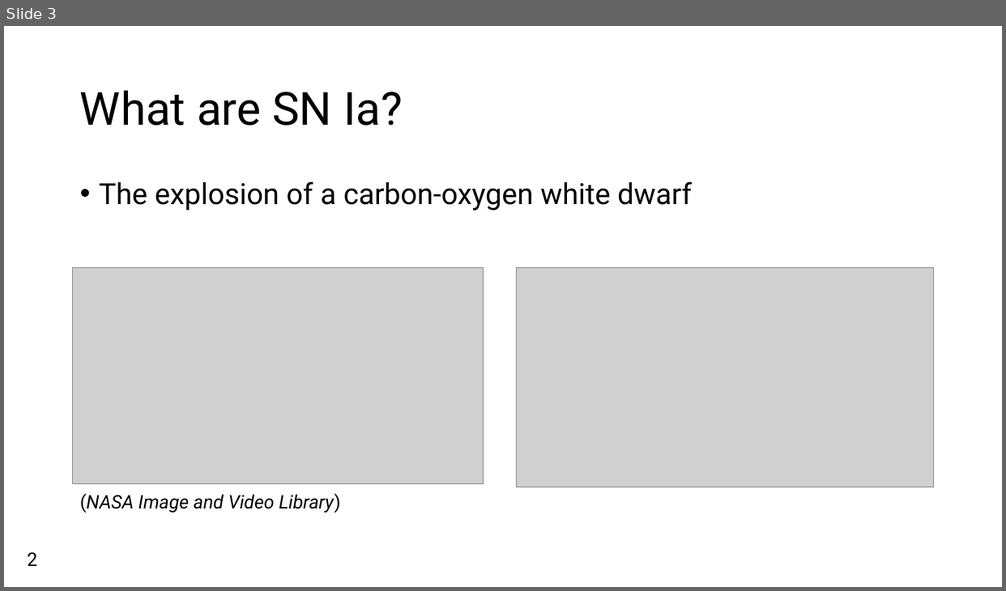
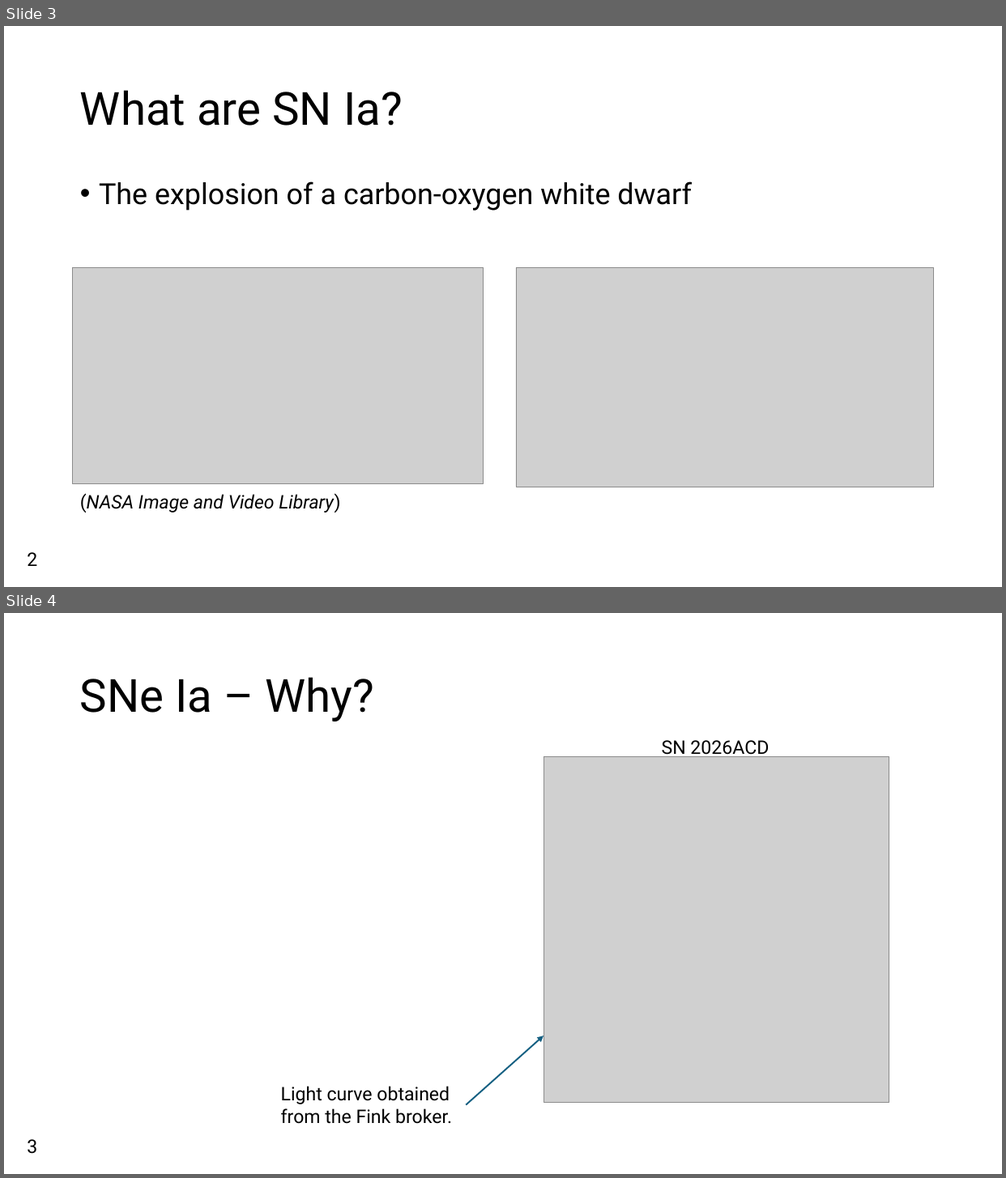
Before and after one commit to Webd0g/Honours_Project, a slide deck: Oral_presentation/Oral_Presentation.pptx. Shown one above the other, each under a label of ours: slide 3 before the commit, slides 3 and 4 after it. The pictures are 1006x591 and 1006x1178 pixels, drawn with LibreOffice and Linux fonts; fonts in the diff are those of the drawing; grey boxes stand for pictures; background and template pictures are left out. Boxes give left, top, right and bottom in pixels: in the first picture for what was removed or moved away, otherwise in the second. Text is boxed around its words. In the diff, an @@ line names an element or a change of style, - is before the commit and + after.

```diff
--- a/Oral_presentation/Oral_Presentation.pptx
+++ b/Oral_presentation/Oral_Presentation.pptx
@@ slide 4 added at (4,613,1002,1174), background picture (left out) @@
@@ title added at (80,677,374,722), 44 pt, text #000000 @@
+SNe Ia – Why?
@@ picture added at (543,756,889,1102) @@
@@ text added at (662,740,769,759), 18 pt, text #000000 @@
+SN 2026ACD
@@ arrow added from (466, 1105) to (543, 1036), #156082 1.5 pt @@
@@ text added at (281,1086,452,1124), 18 pt, text #000000 @@
+Light curve obtained from the Fink broker.
@@ text added at (27,1139,37,1154), 18 pt, text #000000 @@
+3
```
Also in this commit, not shown: 5 slides changed, 2 other slides added, 2 slides removed, 14 other files.
